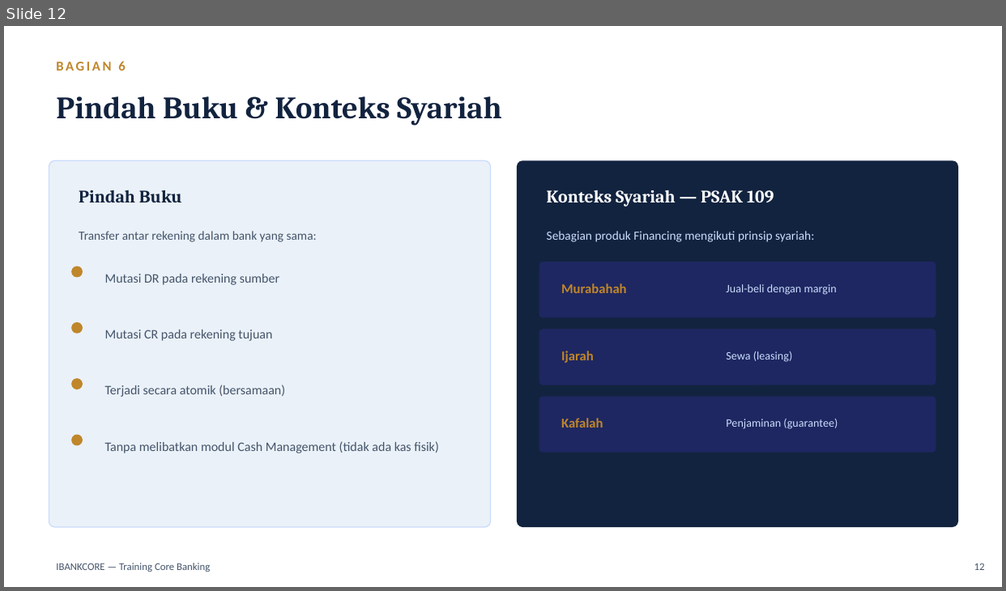
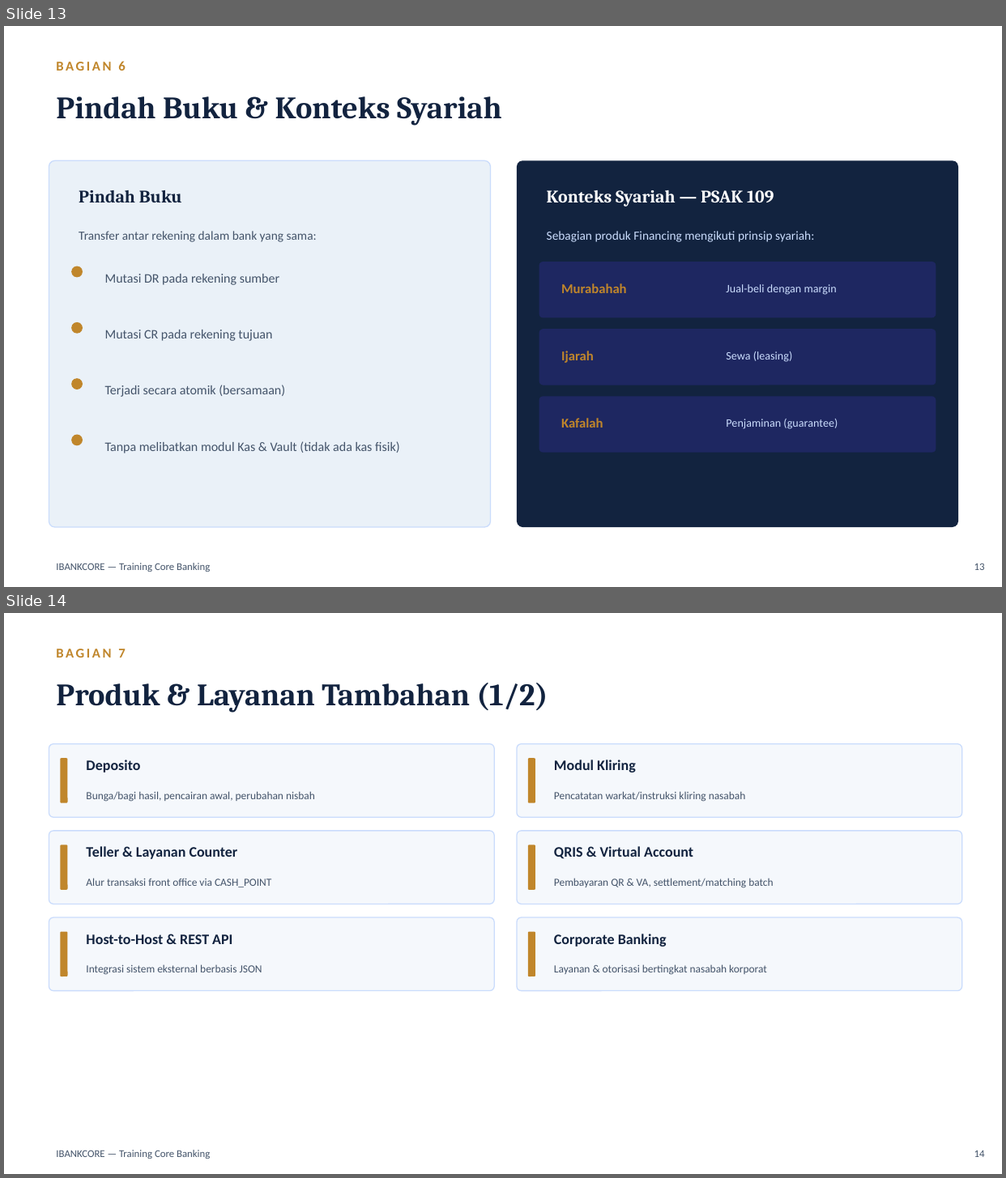
Before and after one commit to wisnu/ibankcore-training-materials, a slide deck: dist/materi_training_ibankcore.pptx. Shown one above the other, each under a label of ours: slide 12 before the commit, slides 13 and 14 after it. The pictures are 1006x591 and 1006x1178 pixels, drawn with LibreOffice and Linux fonts; fonts in the diff are those of the drawing. Boxes give left, top, right and bottom in pixels: in the first picture for what was removed or moved away, otherwise in the second. Text is boxed around its words. In the diff, an @@ line names an element or a change of style, - is before the commit and + after.

Commit message:
Add product/security/ops topics; rename Cash Management to Kas & Vault
Expand training materi/slides with additional topics discovered from
core/enterprise codebase: Deposito, Kliring, Teller/Counter, QRIS/VA,
Host-to-Host/REST API, Corporate Banking, CIF, Biller/Remittance, Dana
Haji, batch EOD/BOD, backup/DR, and maker-checker/security/audit.

Also rename the "Cash Management" module to "Kas & Vault (Teller/ATM)"
across diagrams, materi, and slides to avoid confusion with the
industry term "Cash Management System" (corporate CIF web portal),
which is a different thing from this internal physical-cash module.
Regenerate all diagram PNGs and rebuild dist/docx+pptx accordingly.

```diff
--- a/dist/materi_training_ibankcore.pptx
+++ b/dist/materi_training_ibankcore.pptx
@@ slide 14 added at (4,613,1002,1174), background #FFFFFF @@
@@ text added at (56,649,125,658), 13 pt, text #C0862B, bold @@
+BAGIAN 7
@@ text added at (56,683,548,713), 30 pt, text #12233F, bold @@
+Produk & Layanan Tambahan (1/2)
@@ rounded rectangle added at (49,744,494,817), fill #F5F8FC, outline #CADCFC 1 pt @@
@@ rounded rectangle added at (60,758,68,803), fill #C0862B @@
@@ rounded rectangle added at (517,744,962,817), fill #F5F8FC, outline #CADCFC 1 pt @@
@@ rounded rectangle added at (528,758,535,803), fill #C0862B @@
@@ text added at (86,760,140,773), 14 pt, text #12233F, bold @@
+Deposito
@@ text added at (554,760,636,773), 14 pt, text #12233F, bold @@
+Modul Kliring
@@ text added at (86,791,315,802), 10.5 pt, text #44546A @@
+Bunga/bagi hasil, pencairan awal, perubahan nisbah
@@ text added at (554,791,746,802), 10.5 pt, text #44546A @@
+Pencatatan warkat/instruksi kliring nasabah
@@ rounded rectangle added at (49,831,494,905), fill #F5F8FC, outline #CADCFC 1 pt @@
@@ rounded rectangle added at (517,831,962,905), fill #F5F8FC, outline #CADCFC 1 pt @@
@@ rounded rectangle added at (60,845,68,890), fill #C0862B @@
@@ text added at (86,846,238,859), 14 pt, text #12233F, bold @@
+Teller & Layanan Counter
@@ rounded rectangle added at (528,845,535,890), fill #C0862B @@
@@ text added at (554,846,693,859), 14 pt, text #12233F, bold @@
+QRIS & Virtual Account
@@ text added at (86,878,271,888), 10.5 pt, text #44546A @@
+Alur transaksi front office via CASH_POINT
@@ text added at (554,878,773,888), 10.5 pt, text #44546A @@
+Pembayaran QR & VA, settlement/matching batch
@@ rounded rectangle added at (49,918,494,991), fill #F5F8FC, outline #CADCFC 1 pt @@
@@ rounded rectangle added at (517,918,962,991), fill #F5F8FC, outline #CADCFC 1 pt @@
@@ rounded rectangle added at (60,932,68,977), fill #C0862B @@
@@ text added at (86,935,232,944), 14 pt, text #12233F, bold @@
+Host-to-Host & REST API
@@ rounded rectangle added at (528,932,535,977), fill #C0862B @@
@@ text added at (554,934,667,947), 14 pt, text #12233F, bold @@
+Corporate Banking
@@ text added at (86,965,262,975), 10.5 pt, text #44546A @@
+Integrasi sistem eksternal berbasis JSON
@@ text added at (554,965,767,975), 10.5 pt, text #44546A @@
+Layanan & otorisasi bertingkat nasabah korporat
@@ text added at (56,1150,210,1159), 10 pt, text #44546A @@
+IBANKCORE — Training Core Banking
@@ text added at (974,1150,985,1157), 10 pt, text #44546A @@
+14
@@ what was slide 12 is now slide 13 @@
@@ slide 13 changed as well @@
@@ text at (105,442,400,454): text changed @@
-Tanpa melibatkan modul Cash Management (tidak ada kas fisik)
+Tanpa melibatkan modul Kas & Vault (tidak ada kas fisik)
@@ text at (974,563,985,570): text changed @@
-12
+13
```
Also in this commit, not shown: 11 other slides changed, 4 other slides added, 8 other files.
